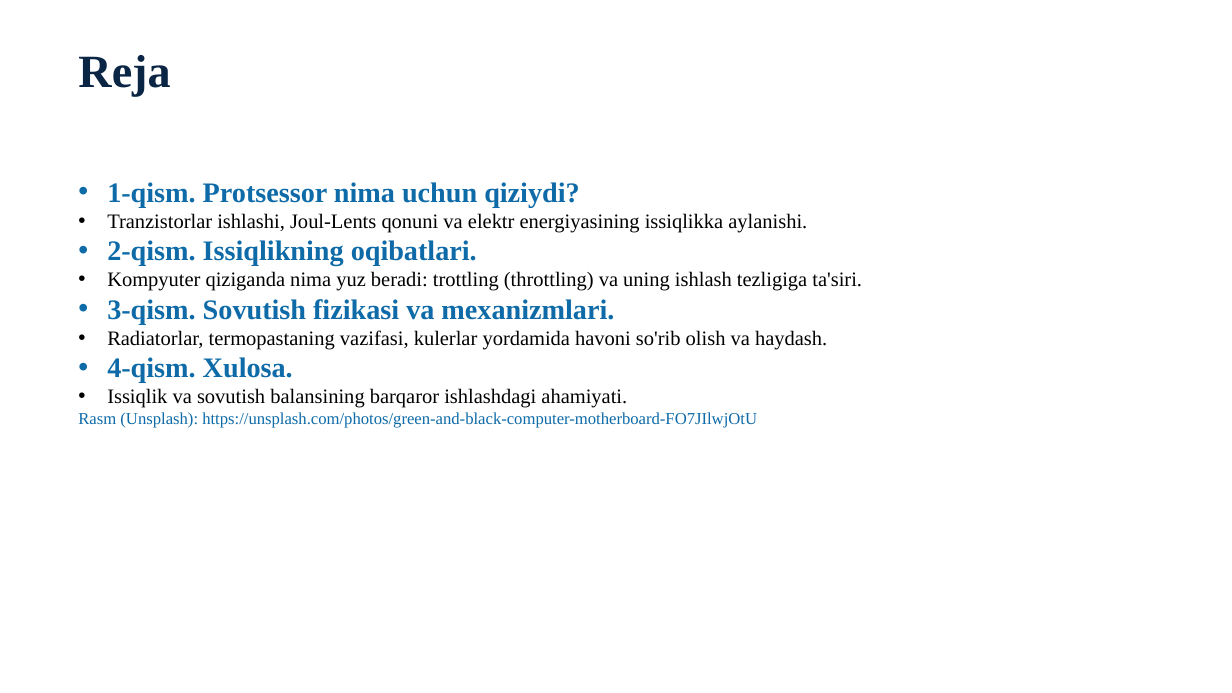
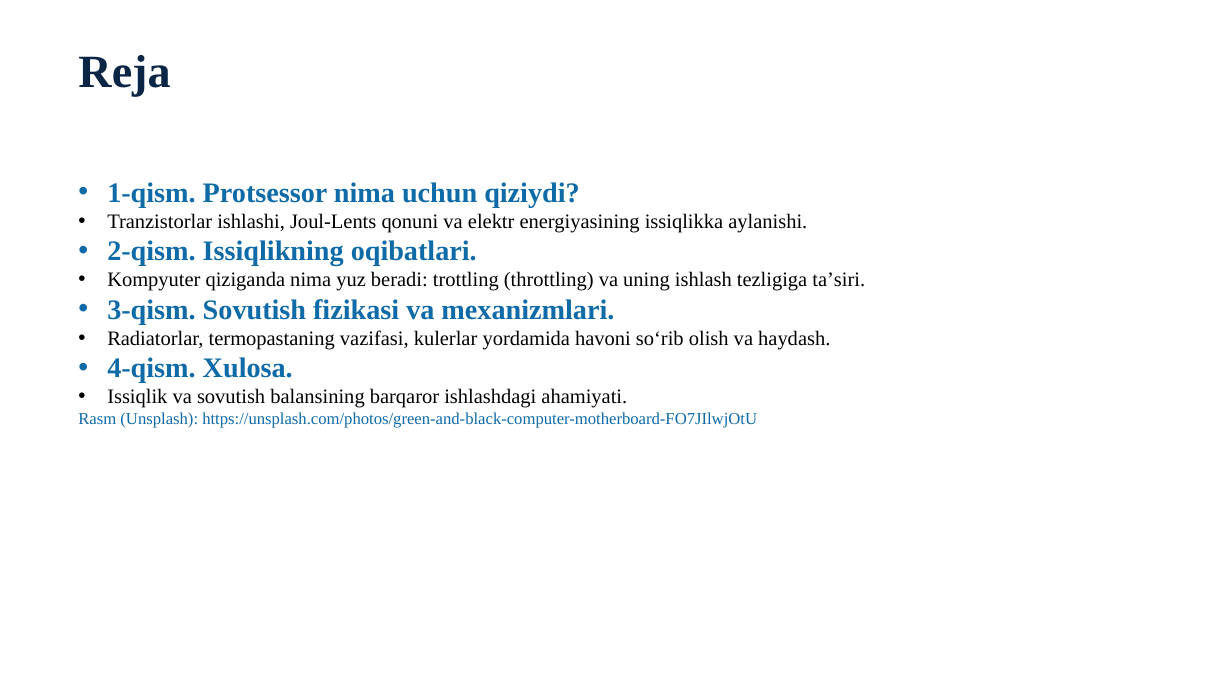
Before and after one commit to dasturland/KK123, a slide deck: slide 2 of Kompyuterlar_qizishi_va_sovishi.pptx. Drawn at 1232x693 pixels with LibreOffice and Linux fonts; fonts in the diff are those of the drawing. Boxes give left, top, right and bottom in pixels: in the first picture for what was removed or moved away, otherwise in the second. Text is boxed around its words. In the diff, an @@ line names an element or a change of style, - is before the commit and + after.

```diff
--- a/Kompyuterlar_qizishi_va_sovishi.pptx
+++ b/Kompyuterlar_qizishi_va_sovishi.pptx
@@ text at box(107, 271, 865, 291): text changed @@
-• Kompyuter qiziganda nima yuz beradi: trottling (throttling) va uning ishlash tezligiga ta'siri.
+• Kompyuter qiziganda nima yuz beradi: trottling (throttling) va uning ishlash tezligiga taʼsiri.
@@ text at box(107, 330, 830, 350): text changed @@
-• Radiatorlar, termopastaning vazifasi, kulerlar yordamida havoni so'rib olish va haydash.
+• Radiatorlar, termopastaning vazifasi, kulerlar yordamida havoni soʻrib olish va haydash.
```
Also in this commit, not shown: 8 other slides changed, 3 other files.
